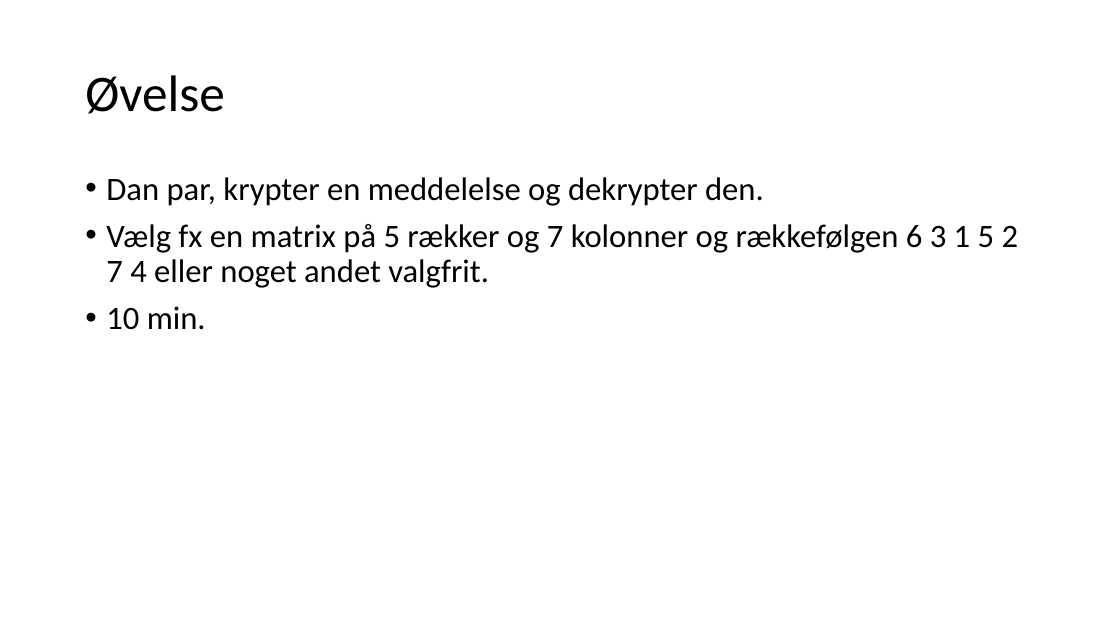
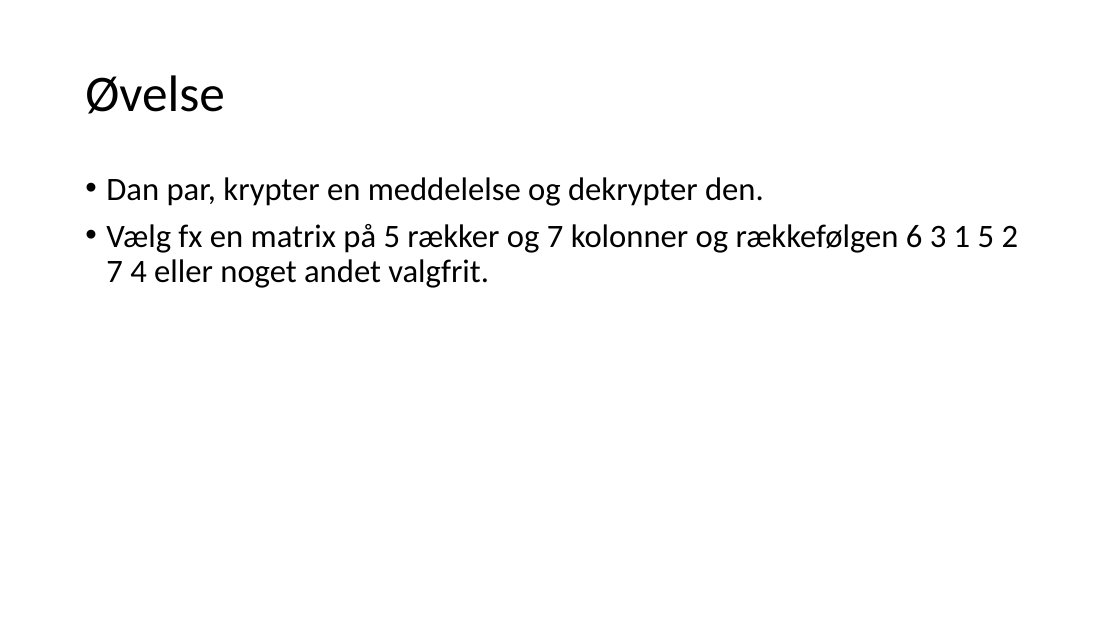
Before and after one commit to philipkaare/presentations, a slide deck: slide 15 of KU/IT-sikkerhed.pptx (slide 14 before the commit). Drawn at 1120x630 pixels with LibreOffice and Linux fonts; fonts in the diff are those of the drawing. Boxes give left, top, right and bottom in pixels: in the first picture for what was removed or moved away, otherwise in the second. Text is boxed around its words. In the diff, an @@ line names an element or a change of style, - is before the commit and + after.

```diff
--- a/KU/IT-sikkerhed.pptx
+++ b/KU/IT-sikkerhed.pptx
@@ text at (106,306,206,330): paragraph removed @@
-• 10 min.
```
Also in this commit, not shown: 3 other slides changed, 4 slides added, 1 slide removed, 4 other files.
